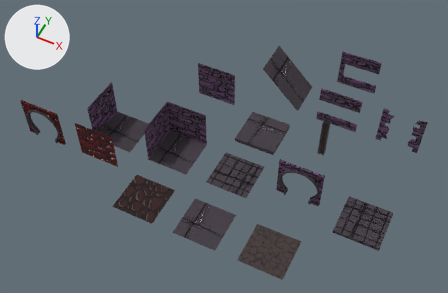
What one commit did to the glTF model Models/Modular_Kit/Modular_Kit.glb.
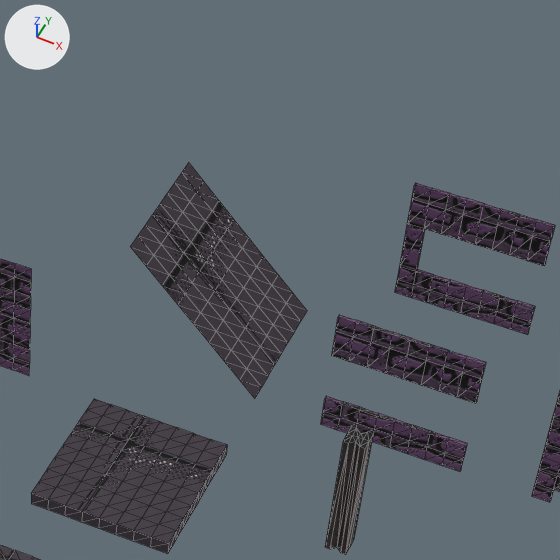
Each version appears first whole from a camera (50 mm lens) standing at (7.5, -16.18, 21.84) and looking at (-1.36, 1.55, -0.32), and next in a close-up on the part from 50% to 86% of the width and 0% to 54% of the height. Lighting does not change. The marker at upper left points along +X, +Y and +Z. The close-ups show mesh edges as thin lines.

The first close-up shows 'broken_wall-col', 'floor_Outside-col', 'pillar-col', 'slope-col', 'wall-col', 'window-col', 'window_Corner-col'.
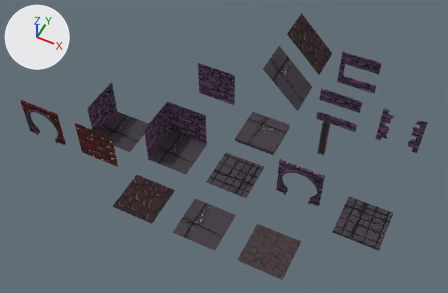
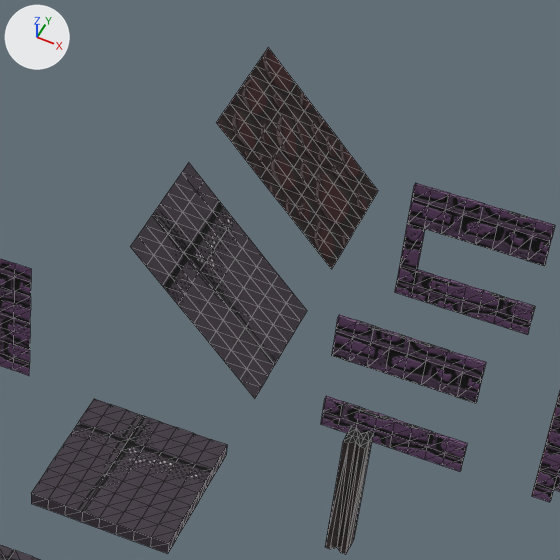
Location of each change, (x1, y1, x2, y2) in pixels of the close-ups (560 x 560 px):
'slope_red-col', added: after (216, 47, 378, 269)

Diff of the bpy script that builds the scene:
```diff
--- a/Models/Modular_Kit/Modular_Kit.glb.py
+++ b/Models/Modular_Kit/Modular_Kit.glb.py
@@ mat_standardsurface1_007 @@
+mat_standardsurface1_007 = bpy.data.materials.new('standardSurface1.007')
+# uses the picture img_atlas
+# uses the picture img_normal_atlas
@@ me_mesh_007 @@
+me_mesh_007.from_pydata(...)  # 81 vertices, 128 faces; spans x -1.0..1.0, y -1.0..1.0, z 0.0..2.0
+me_mesh_007.materials.append(mat_standardsurface1_007)
@@ ob_slope_red_col @@
+ob_slope_red_col = bpy.data.objects.new('slope_red-col', me_mesh_007)
+ob_slope_red_col.location = (0.0, 9.0, 0.0)
```
